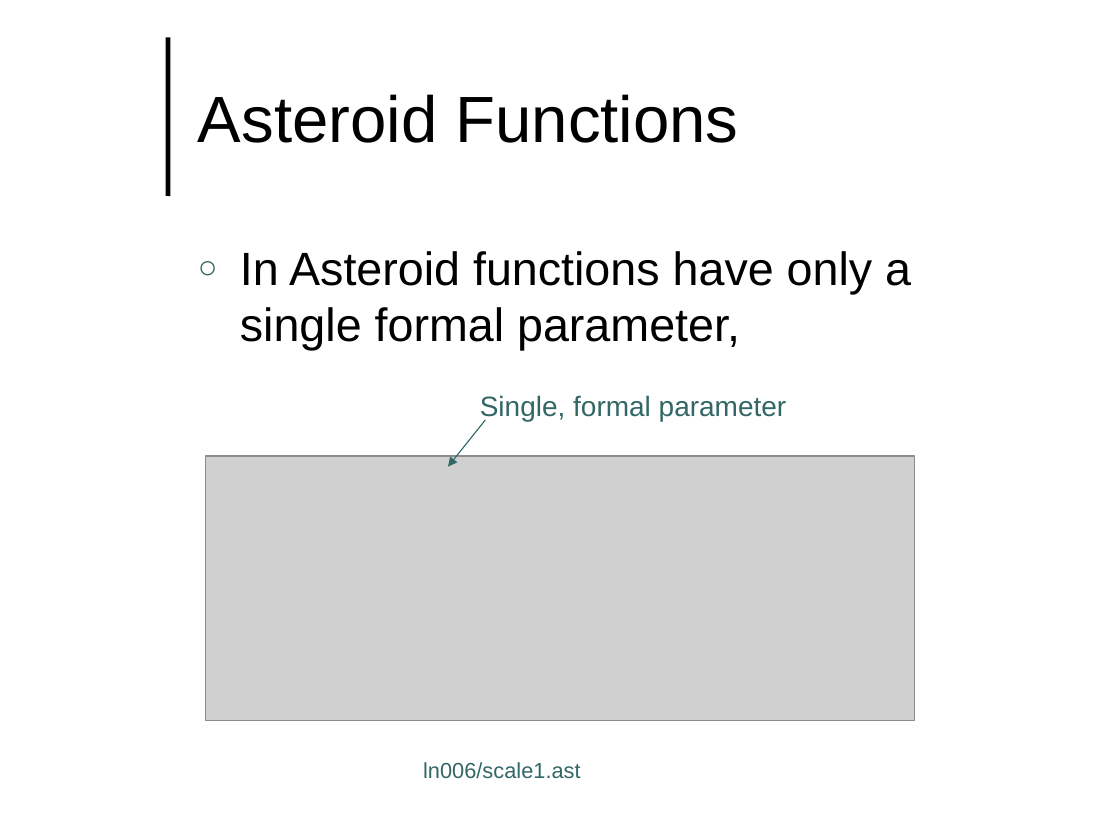
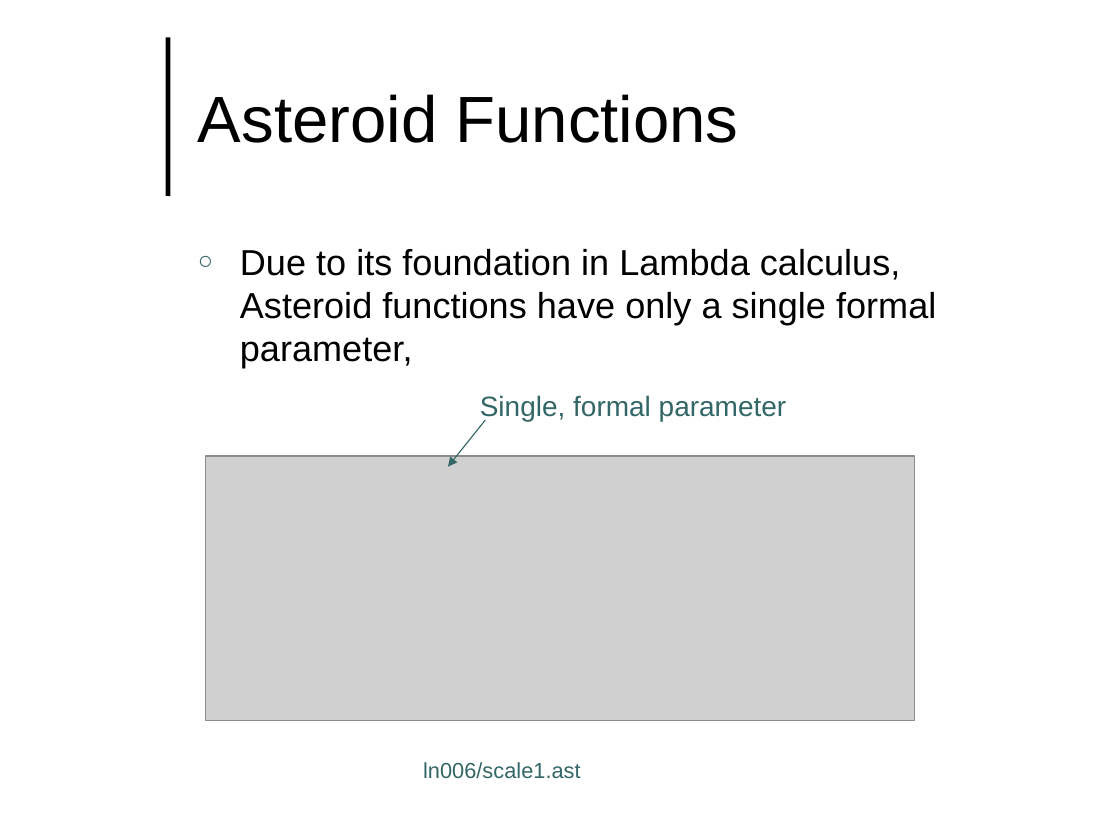
Before and after one commit to lutzhamel/CSC493, a slide deck: slide 6 of notes/csc493-ln006.pptx. Drawn at 1120x840 pixels with LibreOffice and Linux fonts; fonts in the diff are those of the drawing; grey boxes stand for pictures; background and template pictures are left out. Boxes give left, top, right and bottom in pixels: in the first picture for what was removed or moved away, otherwise in the second. Text is boxed around its words. In the diff, an @@ line names an element or a change of style, - is before the commit and + after.

```diff
--- a/notes/csc493-ln006.pptx
+++ b/notes/csc493-ln006.pptx
@@ text at (240, 249, 936, 368): text changed; size 30 to 23.2 pt @@
-○ In Asteroid functions have only a single formal parameter,
+○ Due to its foundation in Lambda calculus, Asteroid functions have only a single formal parameter,
```
Also in this commit, not shown: 2 other slides changed, 2 slides added, 15 other files.
